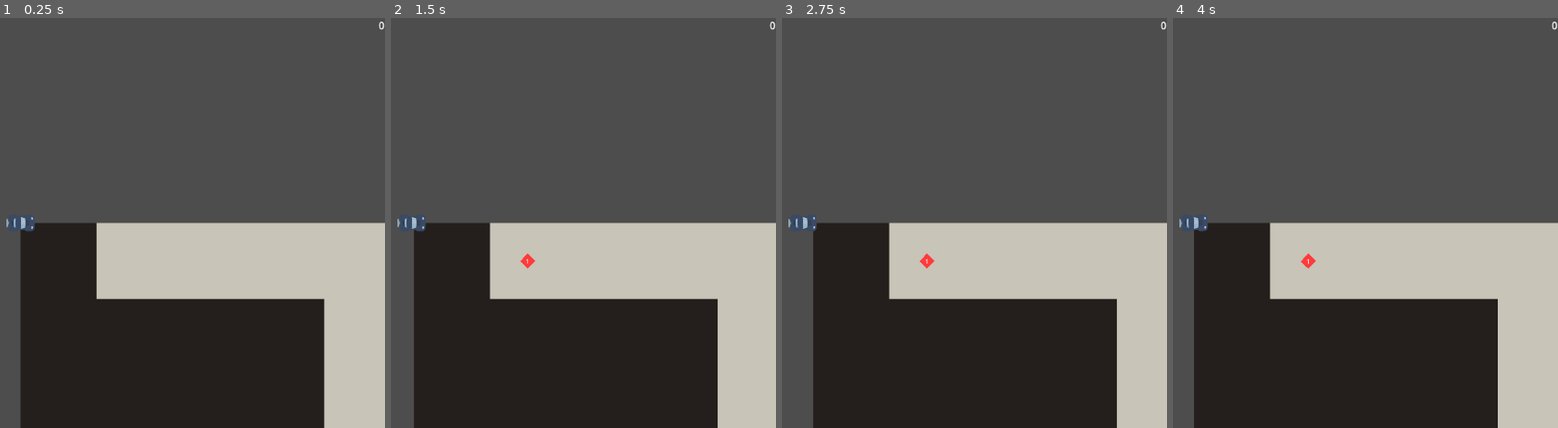
Above: before the commit, frames 1-4 (left to right).
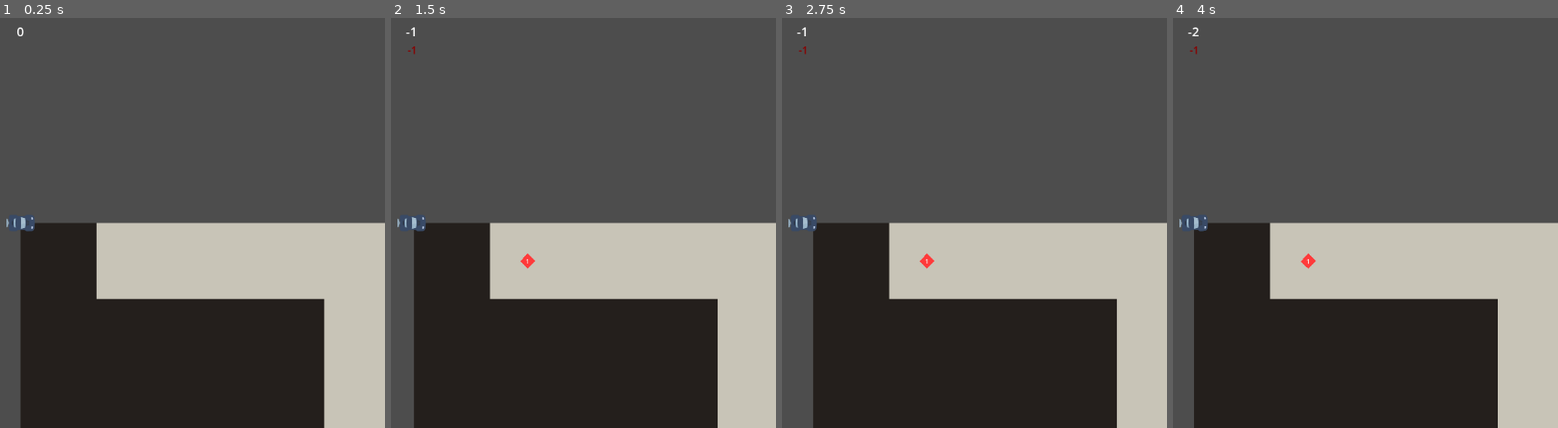
Above: after the commit, the same moments.

Repository: hyearchom/courier-story
Game: Godot game, scene res://hra.tscn
The game is run twice, just before and just after one commit, with the same random seed, the same clock (stepped at 60 frames per second) and the same inputs.
Inputs:
- Up to frame 1 (0.25 s): no input
- Up to frame 2 (1.5 s): tap Enter (ui_accept) at 0.5, 0.77 s; hold Right (ui_right) 0.53-1.28 s; hold Down (ui_down) from 1.28 s (still down)
- Up to frame 3 (2.75 s): tap Enter (ui_accept) at 1.52 s; release Down (ui_down) at 2.03 s; hold Right (ui_right) from 2.03 s (still down)
- Up to frame 4 (4 s): tap Enter (ui_accept) at 2.75, 3.02, 3.5, 3.77 s; release Right (ui_right) at 2.78 s; hold Up (ui_up) 2.78-3.53 s; hold Left (ui_left) from 3.53 s (still down)

The runs differ from the first frame. In frame 1, less than 0.1% of the frame differs, in the area x 4-100%, y 0-5%; in frame 2, less than 0.1%; in frame 3, less than 0.1%; in frame 4, less than 0.1%, in the area x 3-100%, y 0-9%.

Commit message:
Náklady na provoz
- vůz nyní vykazuje spotřebu na provoz
- vylepšeno zobrazení financí o poslední změně

Diff:
--- a/Hrac.gd
+++ b/Hrac.gd
@@ -1,6 +1,4 @@
 extends CharacterBody2D
-
-@export var vuz: Resource
 
 # charakteristiky vozu
 var rozchod_kol: float
@@ -8,6 +6,7 @@
 var vykon_motoru: float
 var sila_brzdeni: float
 var max_zpatecky: float
+var spotreba: float
 
 # charakteristiky prostredi
 var odpor_povrchu: float
@@ -19,6 +18,11 @@
 var zaboceni: float
 var zrychleni: Vector2
 var teren: String
+
+@export var vuz: Resource
+@export var statistiky: Resource
+
+@onready var palivo: Timer = $Palivo
 
 func _ready() -> void:
 	nacist_vuz()
@@ -37,9 +41,9 @@
 
 
 func nacist_vuz() -> void:
-	for parametr: String in vuz.parametry:
-		set(parametr, vuz.parametry[parametr])
-		#printt(parametr, vuz.parametry[parametr])
+	for parametr: String in vuz.jizda:
+		set(parametr, vuz.jizda[parametr])
+		#printt(parametr, vuz.jizda[parametr])
 
 
 func nacist_povrch(nazev:='silnice') -> void:
@@ -52,13 +56,40 @@
 	zrychleni = Vector2.ZERO
 	if Input.is_action_pressed("ui_up"):
 		zrychleni = transform.x * vykon_motoru
+		cerpani_paliva(true)
 	elif Input.is_action_pressed("ui_down"):
 		zrychleni = -transform.x * vykon_motoru
-
+		cerpani_paliva(true)
+	elif Input.is_action_just_released("ui_up") \
+	or Input.is_action_just_released("ui_down"):
+		cerpani_paliva(false)
 	if Input.is_action_pressed("ui_accept"):
 		zrychleni -= velocity.normalized() *sila_brzdeni
+	odpor_prostredi()
 
-	odpor_prostredi()
+
+func cerpani_paliva(stav:=true) -> void:
+	match stav:
+		true:
+			if palivo.is_stopped():
+				odecteni_ceny_paliva()
+				palivo.start()
+		false:
+			palivo.stop()
+
+
+func odecteni_ceny_paliva() -> void:
+	statistiky.finance -= spotreba
+
+
+func odpor_prostredi() -> void:
+	if velocity.length() < 5:
+		velocity = Vector2.ZERO
+	var povrch: Vector2 = velocity *odpor_povrchu
+	var vitr: Vector2 = velocity * velocity.length() * odpor_vetru
+	if velocity.length() < 100:
+		povrch *= 10
+	zrychleni -= povrch +vitr
 
 
 func zmena_zataceni(delta: float) -> void:
@@ -90,16 +121,6 @@
 	return orientace if orientace != 0 else -1
 
 
-func odpor_prostredi() -> void:
-	if velocity.length() < 5:
-		velocity = Vector2.ZERO
-	var povrch: Vector2 = velocity *odpor_povrchu
-	var vitr: Vector2 = velocity * velocity.length() * odpor_vetru
-	if velocity.length() < 100:
-		povrch *= 10
-	zrychleni -= povrch +vitr
-
-
 func _zmena_povrchu(telo: Node2D) -> void:
 	var oznaceni := telo.name
 	if teren != oznaceni:
--- a/cil.tscn
+++ b/cil.tscn
@@ -19,10 +19,18 @@
 shape = SubResource("CircleShape2D_hv52q")
 
 [node name="Poradi" type="Label" parent="."]
-offset_left = -5.0
-offset_top = -11.0
-offset_right = 35.0
-offset_bottom = 12.0
+anchors_preset = 8
+anchor_left = 0.5
+anchor_top = 0.5
+anchor_right = 0.5
+anchor_bottom = 0.5
+offset_left = -20.0
+offset_top = -11.5
+offset_right = 20.0
+offset_bottom = 11.5
+grow_horizontal = 2
+grow_vertical = 2
 text = "1"
+horizontal_alignment = 1
 
 [connection signal="body_entered" from="." to="." method="_prejeti"]
--- a/hra.tscn
+++ b/hra.tscn
@@ -51,6 +51,9 @@
 [sub_resource type="RectangleShape2D" id="RectangleShape2D_1adoh"]
 size = Vector2(1, 1)
 
+[sub_resource type="LabelSettings" id="LabelSettings_e8jk2"]
+font_size = 20
+
 [node name="Hra" type="Node"]
 
 [node name="Ukoly" type="Node" parent="." node_paths=PackedStringArray("objekty")]
@@ -84,6 +87,7 @@
 [node name="Hrac" type="CharacterBody2D" parent="Mapa" groups=["hrac"]]
 script = ExtResource("1_c36nm")
 vuz = ExtResource("8_onu5c")
+statistiky = ExtResource("2_ymg7k")
 metadata/_edit_group_ = true
 
 [node name="Telo" type="Sprite2D" parent="Mapa/Hrac"]
@@ -98,6 +102,8 @@
 rotation = 1.5708
 shape = SubResource("CapsuleShape2D_sxjue")
 
+[node name="Palivo" type="Timer" parent="Mapa/Hrac"]
+
 [node name="Snimac" type="Area2D" parent="Mapa/Hrac"]
 collision_layer = 0
 collision_mask = 2
@@ -109,21 +115,42 @@
 
 [node name="Zobrazeni" type="CanvasLayer" parent="."]
 
-[node name="PodSebou" type="VBoxContainer" parent="Zobrazeni"]
+[node name="Okraje" type="MarginContainer" parent="Zobrazeni"]
 anchors_preset = 15
 anchor_right = 1.0
 anchor_bottom = 1.0
 grow_horizontal = 2
 grow_vertical = 2
+theme_override_constants/margin_left = 7
+theme_override_constants/margin_top = 7
+theme_override_constants/margin_right = 7
+theme_override_constants/margin_bottom = 7
 
-[node name="Finance" type="HBoxContainer" parent="Zobrazeni/PodSebou"]
+[node name="PodSebou" type="VBoxContainer" parent="Zobrazeni/Okraje"]
 layout_mode = 2
-alignment = 2
+
+[node name="Finance" type="HBoxContainer" parent="Zobrazeni/Okraje/PodSebou"]
+layout_mode = 2
+alignment = 1
 script = ExtResource("10_gxhrf")
 statistiky = ExtResource("2_ymg7k")
 
-[node name="Castka" type="Label" parent="Zobrazeni/PodSebou/Finance"]
+[node name="PodSebou" type="VBoxContainer" parent="Zobrazeni/Okraje/PodSebou/Finance"]
+layout_mode = 2
+
+[node name="Castka" type="Label" parent="Zobrazeni/Okraje/PodSebou/Finance/PodSebou"]
 layout_mode = 2
 text = "0"
+label_settings = SubResource("LabelSettings_e8jk2")
 
+[node name="Navyseni" type="Label" parent="Zobrazeni/Okraje/PodSebou/Finance/PodSebou"]
+layout_mode = 2
+text = "0"
+horizontal_alignment = 2
+
+[node name="Zmizeni" type="Timer" parent="Zobrazeni/Okraje/PodSebou/Finance/PodSebou/Navyseni"]
+wait_time = 2.0
+one_shot = true
+
+[connection signal="timeout" from="Mapa/Hrac/Palivo" to="Mapa/Hrac" method="odecteni_ceny_paliva"]
 [connection signal="body_entered" from="Mapa/Hrac/Snimac" to="Mapa/Hrac" method="_zmena_povrchu"]
--- a/propojeni/Statistiky.gd
+++ b/propojeni/Statistiky.gd
@@ -5,7 +5,11 @@
 signal finance_zmeneny
 
 var aktivni_ukoly := {}
-var finance: int
+var finance: int:
+	set(nova_hodnota):
+		#printt(finance, nova_hodnota)
+		finance_zmeneny.emit(nova_hodnota, nova_hodnota -finance)
+		finance = nova_hodnota
 
 
 func pridat_ukol(oznaceni: int, trasa: int) -> void:
@@ -16,7 +20,7 @@
 func splnit_ukol(oznaceni: int) -> void:
 	var prijem: int = vypocet_prijmu(aktivni_ukoly[oznaceni])
 	finance += prijem
-	finance_zmeneny.emit(finance, prijem)
+
 	smazat_ukol(oznaceni)
 
 
--- a/prostredky/vrak.gd
+++ b/prostredky/vrak.gd
@@ -1,12 +1,13 @@
 extends Resource
 
-var parametry := {
+var jizda := {
 	'rozchod_kol': 40,
 	'uhel_zaboceni': 15,
 	'vykon_motoru': 600,
 	'sila_brzdeni': 400,
 	'max_zpatecky': 300,
-	'odpor_vetru': 0.001 # upravit se systémem počasí
+	'odpor_vetru': 0.001, # upravit se systémem počasí
+	'spotreba': 1,
 }
 
 var povrch := {
--- a/zobrazeni/Finance.gd
+++ b/zobrazeni/Finance.gd
@@ -1,12 +1,28 @@
 extends HBoxContainer
 
 @export var statistiky: Resource
-@onready var castka := $Castka
+@onready var castka := $PodSebou/Castka
+@onready var navyseni := $PodSebou/Navyseni
+@onready var zmizeni := $PodSebou/Navyseni/Zmizeni
+
 
 func _ready() -> void:
 	statistiky.finance_zmeneny.connect(upravit_castku)
 	upravit_castku(0,0)
+	zmizeni.timeout.connect(func()->void: navyseni.hide())
+	navyseni.hide()
 
 
-func upravit_castku(_zmena: int, hladina: int) -> void:
+func upravit_castku(hladina: int, zmena: int) -> void:
 	castka.text = str(hladina)
+	zobrazit_navyseni(zmena)
+
+
+func zobrazit_navyseni(hodnota: int) -> void:
+	navyseni.show()
+	navyseni.text = str(hodnota)
+	if hodnota > 0:
+		navyseni.self_modulate = Color.WEB_GREEN
+	else:
+		navyseni.self_modulate = Color.DARK_RED
+	zmizeni.start()
Not shown: 1 places in hra.tscn that only renumber resources
